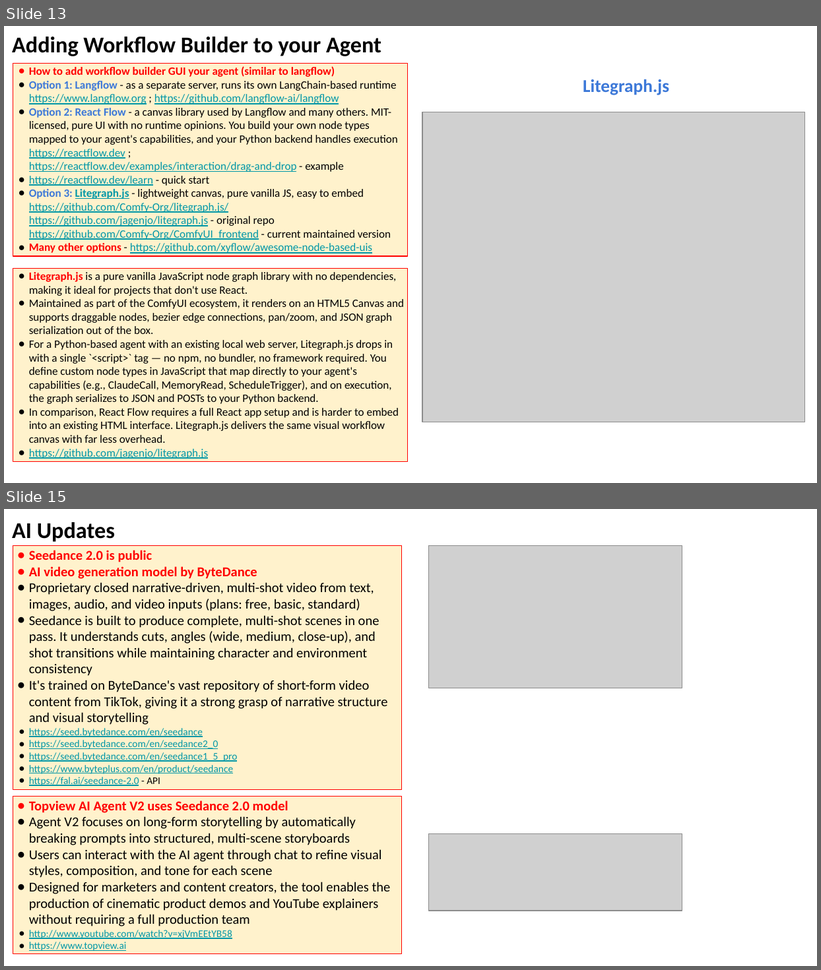
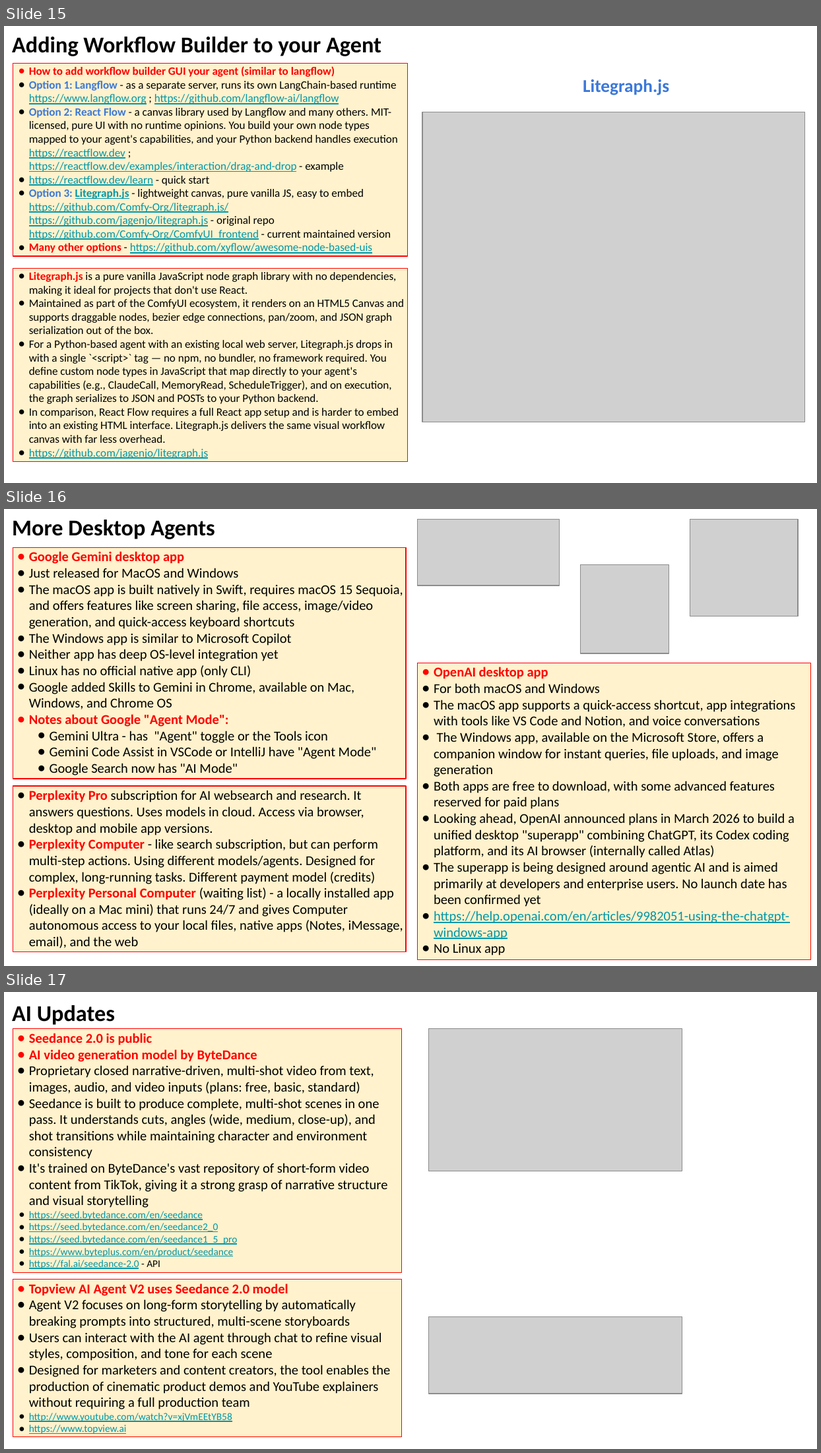
Before and after one commit to lselector/seminar, a slide deck: 2026/2026-04-17-AI-Updates.pptx. Shown one above the other, each under a label of ours: slides 13 and 15 before the commit, slides 15, 16 and 17 after it; the slides between them are not shown. The pictures are 821x970 and 821x1453 pixels, drawn with LibreOffice and Linux fonts; fonts in the diff are those of the drawing; grey boxes stand for pictures. Boxes give left, top, right and bottom in pixels: in the first picture for what was removed or moved away, otherwise in the second. Text is boxed around its words. In the diff, an @@ line names an element or a change of style, - is before the commit and + after.

```diff
--- a/2026/2026-04-17-AI-Updates.pptx
+++ b/2026/2026-04-17-AI-Updates.pptx
@@ slide 16 added at [4,509,817,966], background #FFFFFF @@
@@ text added at [12,520,215,539], 20 pt, text #000000, bold @@
+More Desktop Agents
@@ picture added at [418,520,559,586] @@
@@ picture added at [690,520,799,617] @@
@@ rectangle added at [13,547,406,779], fill #FFF2CC, outline #FF0000 0.75 pt, 12 pt, text #000000 @@
+● Google Gemini desktop app
+● Just released for MacOS and Windows
+● The macOS app is built natively in Swift, requires macOS 15 Sequoia, and offers features like screen sharing, file access, image/video generation, and quick-access keyboard shortcuts
+● The Windows app is similar to Microsoft Copilot
+● Neither app has deep OS-level integration yet
+● Linux has no official native app (only CLI)
+● Google added Skills to Gemini in Chrome, available on Mac, Windows, and Chrome OS
+● Notes about Google "Agent Mode":
+● Gemini Ultra - has "Agent" toggle or the Tools icon
+● Gemini Code Assist in VSCode or IntelliJ have "Agent Mode"
+● Google Search now has "AI Mode"
@@ picture added at [580,565,669,654] @@
@@ rectangle added at [418,663,811,960], fill #FFF2CC, outline #FF0000 0.75 pt, 12 pt, text #000000 @@
+● OpenAI desktop app
+● For both macOS and Windows
+● The macOS app supports a quick-access shortcut, app integrations with tools like VS Code and Notion, and voice conversations
+● The Windows app, available on the Microsoft Store, offers a companion window for instant queries, file uploads, and image generation
+● Both apps are free to download, with some advanced features reserved for paid plans
+● Looking ahead, OpenAI announced plans in March 2026 to build a unified desktop "superapp" combining ChatGPT, its Codex coding platform, and its AI browser (internally called Atlas)
+● The superapp is being designed around agentic AI and is aimed primarily at developers and enterprise users. No launch date has been confirmed yet
+● https://help.openai.com/en/articles/9982051-using-the-chatgpt-windows-app
+● No Linux app
@@ rectangle added at [13,786,406,952], fill #FFF2CC, outline #FF0000 0.75 pt, 12 pt, text #000000 @@
+● Perplexity Pro subscription for AI websearch and research. It answers questions. Uses models in cloud. Access via browser, desktop and mobile app versions.
+● Perplexity Computer - like search subscription, but can perform multi-step actions. Using different models/agents. Designed for complex, long-running tasks. Different payment model (credits)
+● Perplexity Personal Computer (waiting list) - a locally installed app (ideally on a Mac mini) that runs 24/7 and gives Computer autonomous access to your local files, native apps (Notes, iMessage, email), and the web
@@ what was slide 13 is now slide 15 @@
@@ what was slide 15 is now slide 17 @@
```
Also in this commit, not shown: 10 slides changed, 3 other slides added, 1 slide removed.
